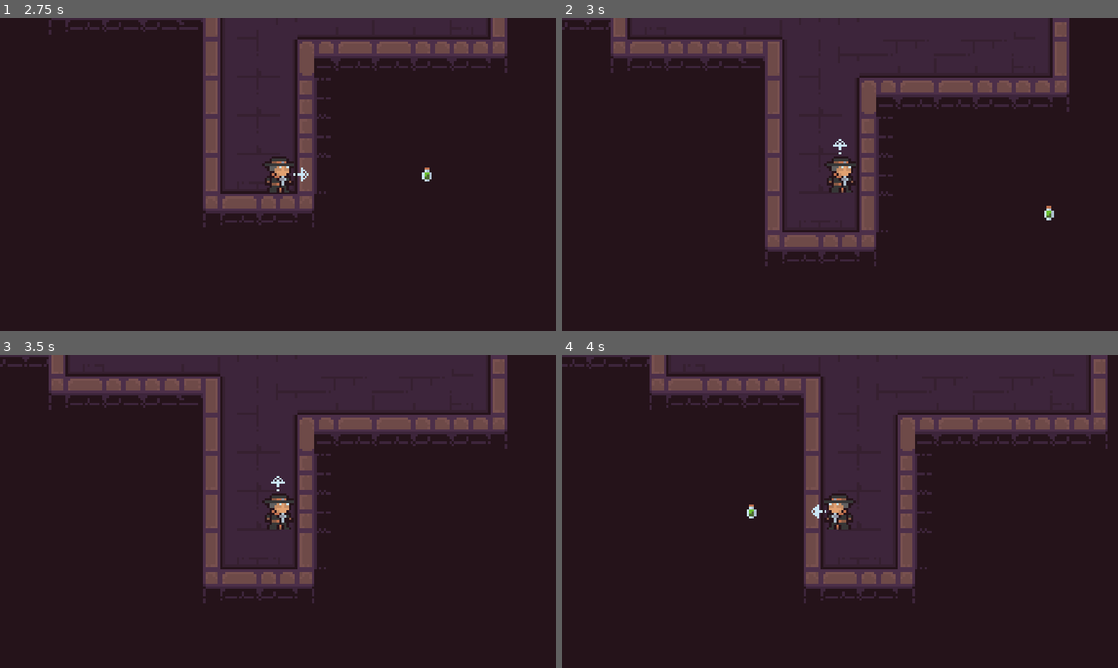
Above: before the commit, frames 1-4 (two rows, left to right).
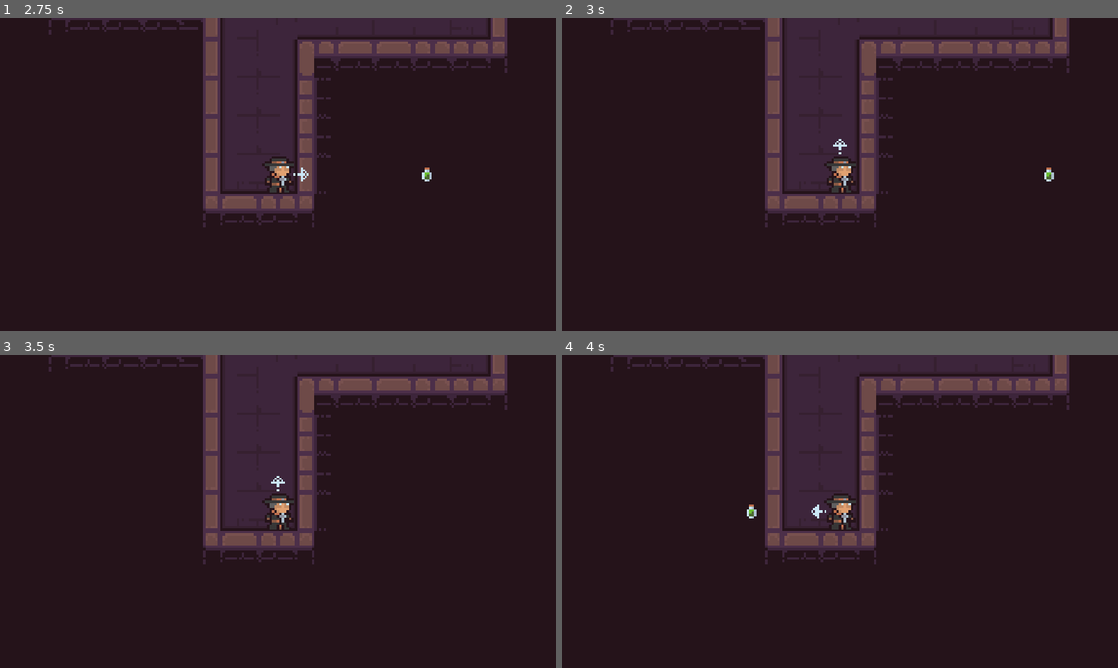
Above: after the commit, the same moments.

Repository: jmedina21/Pirate-Software-Jam-Jun-2024
Game: Godot game, scene res://Scenes/game.tscn
Two runs of this game, one before a commit and one after it. Both use one fixed random seed, a clock stepped at 60 frames per second and the inputs below.
Inputs:
- Up to frame 1 (2.75 s): hold D (right) 0.53-1.28 s; tap Space (action) at 0.6, 1.35, 2.1 s; hold S (down) 1.28-2.03 s; hold D (right) from 2.03 s (still down)
- Up to frame 2 (3 s): release D (right) at 2.78 s; hold Up (up) from 2.78 s (still down); tap Space (action) at 2.85 s
- Up to frame 3 (3.5 s): keep holding Up (up)
- Up to frame 4 (4 s): release Up (up) at 3.53 s; hold A (left) from 3.53 s (still down); tap Space (action) at 3.6 s

Frame 1 is identical in both runs. In frame 2, 12% of the frame differs, in the area x 0-92%, y 0-80%; in frame 3, 12%; in frame 4, 21%, in the area x 0-99%, y 0-80%.

Commit message:
update player movement for better aiming

Diff:
--- a/Scenes/game.tscn
+++ b/Scenes/game.tscn
@@ -488,6 +488,6 @@
 [node name="Timer" type="Timer" parent="."]
 
 [node name="Skelly" parent="." instance=ExtResource("4_1haec")]
-position = Vector2(-47, 10)
+position = Vector2(-40, -8)
 
 [connection signal="timeout" from="Timer" to="Player" method="_on_timer_timeout"]
--- a/Scenes/necromancer.tscn
+++ b/Scenes/necromancer.tscn
@@ -1,16 +1,16 @@
 [gd_scene load_steps=3 format=3 uid="uid://d2nsjiihjwir2"]
 
-[ext_resource type="Texture2D" uid="uid://oj4bigvt328i" path="res://Assets/2D Pixel Dungeon Asset Pack/character and tileset/Dungeon_Character_2.png" id="1_7ohp5"]
+[ext_resource type="Texture2D" uid="uid://dr3cg8wpyr4r0" path="res://Assets/shadow enemy.png" id="1_s5axl"]
 
 [sub_resource type="RectangleShape2D" id="RectangleShape2D_o6adc"]
-size = Vector2(13, 15)
+size = Vector2(13, 14.875)
 
 [node name="Necromancer" type="Area2D"]
 
 [node name="Sprite2D" type="Sprite2D" parent="."]
-texture = ExtResource("1_7ohp5")
-region_enabled = true
+texture = ExtResource("1_s5axl")
 region_rect = Rect2(49, 16, 15, 15)
 
 [node name="CollisionShape2D" type="CollisionShape2D" parent="."]
+position = Vector2(0, -0.5625)
 shape = SubResource("RectangleShape2D_o6adc")
--- a/Scripts/player.gd
+++ b/Scripts/player.gd
@@ -11,25 +11,39 @@
 var potion = preload("res://Scenes/damage_potion.tscn")
 var attack_potion_count = 5
 var attack_on_cooldown = false
+var char_direction: String = 'right'
+var arrow_direction: String = 'right'
 
 
 func _input(event):
 	var move_offset = Vector2.ZERO
 
 	if event.is_action_pressed("left"):
+		if arrow_direction != 'left':
+			update_arrow_position('left')
+			char_direction = 'left'
+			return
 		move_offset.x -= 16
 		sprite_2d.flip_h = true
-		update_arrow_position('left')
 	elif event.is_action_pressed("right"):
+		if arrow_direction != 'right':
+			update_arrow_position('right')
+			char_direction = 'right'
+			return
 		move_offset.x += 16
 		sprite_2d.flip_h = false
-		update_arrow_position('right')
 	elif event.is_action_pressed("up"):
+		if arrow_direction != 'up':
+			update_arrow_position('up')
+			char_direction = 'up'
+			return
 		move_offset.y -= 16
-		update_arrow_position('up')
 	elif event.is_action_pressed("down"):
+		if arrow_direction != 'down':
+			update_arrow_position('down')
+			char_direction = 'down'
+			return
 		move_offset.y += 16
-		update_arrow_position('down')
 
 	# Attempt to move the player, and handle collision detection
 	var collision_info = move_and_collide(move_offset)
@@ -74,6 +88,7 @@
 
 
 func update_arrow_position(direction):
+	arrow_direction = direction
 	animated_arow.position.y = 0
 	animated_arow.position.x = 0
 	if direction == 'right':
Binary file added: Assets/shadow enemy.png
Not shown, added: Assets/shadow enemy.png.import
Binary file added: Scenes/shadow enemy.png
Not shown, added: Scenes/shadow enemy.png.import
